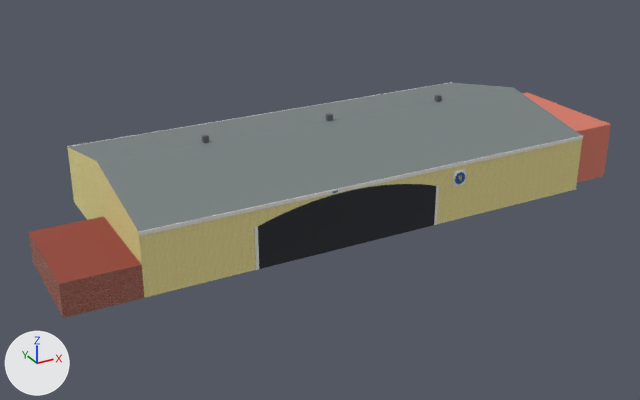
The glTF model airport-cyxd/PackageSources/modelLib/cyxd_hangar4/cyxd_hangar4.gltf: old version first, new version second.
The view is the same before and after, from a 50 mm camera at (-62.7, -111.0, 55.1) aimed at (-2.9, -2.3, 0.7). Every picture has the same lights, and +X, +Y and +Z are marked at lower left. The older version comes first. Vertices at exactly the same position are counted once.

Objects in the first picture: 'cyxd_hangar4'.
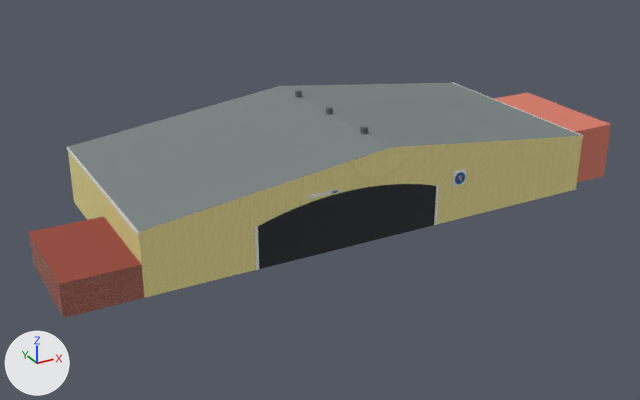
The change, as a diff of the scene's bpy script:
```diff
--- a/airport-cyxd/PackageSources/modelLib/cyxd_hangar4/cyxd_hangar4.gltf.py
+++ b/airport-cyxd/PackageSources/modelLib/cyxd_hangar4/cyxd_hangar4.gltf.py
@@ me_cyxd_hangar4 @@
 # used by ob_cyxd_hangar4; location = (0.0, 0.0, 0.0)
-me_cyxd_hangar4.from_pydata(...)  # 210 vertices, 263 faces; spans x -45.5..43.6, y -17.1..16.9, z 0.0..13.3
-me_cyxd_hangar4.vertices[0].co = (35.5, 16.8, 9.0)  # pixel (452, 82)
-me_cyxd_hangar4.vertices[1].co = (35.5, 0.0, 12.4)  # pixel (513, 87)
-me_cyxd_hangar4.vertices[2].co = (-35.5, 0.0, 12.4)  # pixel (96, 161)
-me_cyxd_hangar4.vertices[3].co = (-35.5, 16.8, 9.0)  # pixel (67, 146)
-me_cyxd_hangar4.vertices[4].co = (35.5, -16.8, 9.0)  # pixel (582, 135)
-me_cyxd_hangar4.vertices[5].co = (-35.5, -16.8, 9.0)  # pixel (138, 232)
+me_cyxd_hangar4.from_pydata(...)  # 210 vertices, 263 faces; spans x -45.5..43.6, y -17.1..16.8, z 0.0..14.3
+# me_cyxd_hangar4 part 1: the loose piece of 8 vertices spanning x -35.5..35.5, y 16.8..16.9, z 8.5..9.1 is scaled about its middle by (0.00169, 279, 1), then moved by (35.6, -16.8, 0.0)
+# me_cyxd_hangar4 part 2: the loose piece of 8 vertices spanning x -35.5..35.5, y -16.9..-16.8, z 8.5..9.1 is scaled about its middle by (0.00169, 279, 1), then moved by (-35.6, 16.8, 0.0)
+# me_cyxd_hangar4 part 3: the loose piece of 8 vertices spanning x 19.6..20.4, y -0.4..0.4, z 12.4..13.3 is moved by (-20.0, 10.0, 1.0)
+# me_cyxd_hangar4 part 4: the loose piece of 8 vertices spanning x -0.4..0.4, y -0.4..0.4, z 12.4..13.3 is moved by (0.0, 0.0, 1.0)
+# me_cyxd_hangar4 part 5: the loose piece of 8 vertices spanning x -20.4..-19.6, y -0.4..0.4, z 12.4..13.3 is moved by (20.0, -10.0, 1.0)
+# me_cyxd_hangar4 part 6
+me_cyxd_hangar4.vertices[0].co = (35.5, -16.8, 9.0)  # pixel (582, 135)
+me_cyxd_hangar4.vertices[1].co = (0.0, -16.8, 13.4)  # pixel (390, 147)
+me_cyxd_hangar4.vertices[2].co = (0.0, 16.8, 13.4)  # pixel (279, 85)
+me_cyxd_hangar4.vertices[3].co = (35.5, 16.8, 9.0)  # pixel (452, 82)
+me_cyxd_hangar4.vertices[4].co = (-35.5, -16.8, 9.0)  # pixel (138, 232)
+me_cyxd_hangar4.vertices[5].co = (-35.5, 16.8, 9.0)  # pixel (67, 146)
 me_cyxd_hangar4.materials.append(mat_cyxd_flat)
```

Location of each change, (x1, y1, x2, y2) in pixels of the pictures (640 x 400 px; the box of a moved part takes in the faces that stretch with it):
part 1 of me_cyxd_hangar4, moved or reshaped: before (67, 82, 452, 149); after (452, 82, 583, 139)
part 2 of me_cyxd_hangar4, moved or reshaped: before (139, 136, 583, 236); after (67, 147, 139, 236)
part 3 of me_cyxd_hangar4, moved or reshaped: before (434, 95, 442, 102); after (295, 90, 302, 97)
part 4 of me_cyxd_hangar4, moved or reshaped: before (326, 113, 333, 121); after (326, 107, 333, 115)
part 5 of me_cyxd_hangar4, moved or reshaped: before (201, 135, 209, 143); after (360, 126, 368, 134)
part 6 of me_cyxd_hangar4, moved or reshaped: before (67, 83, 582, 239); after (68, 83, 583, 239)
